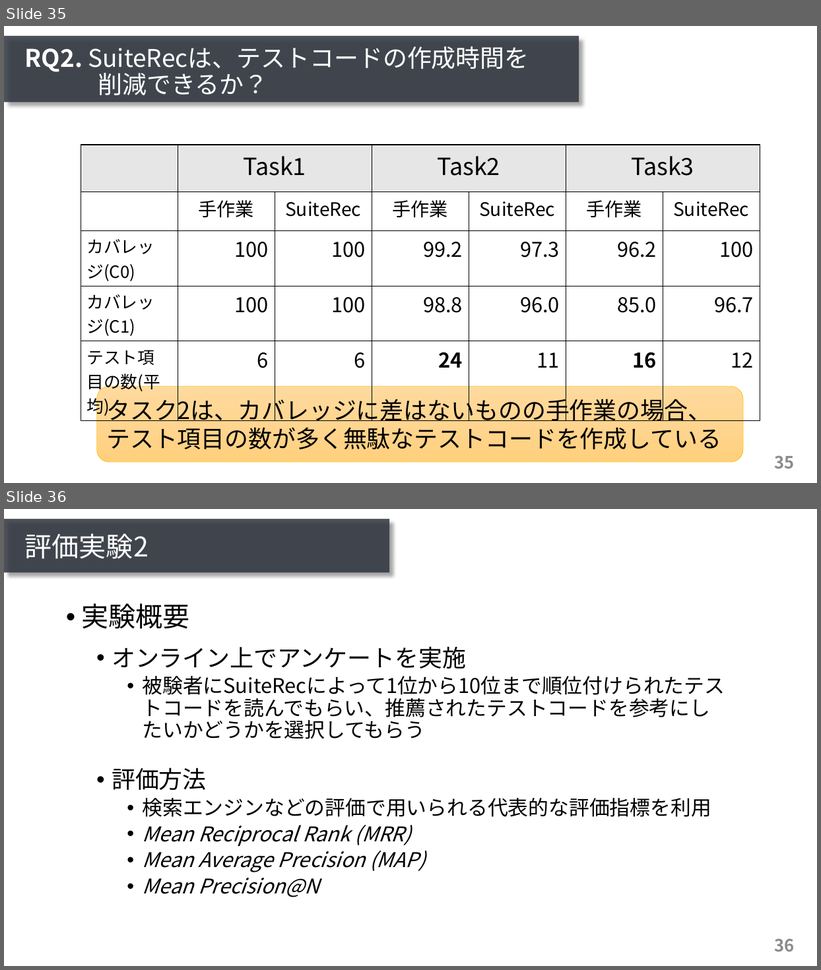
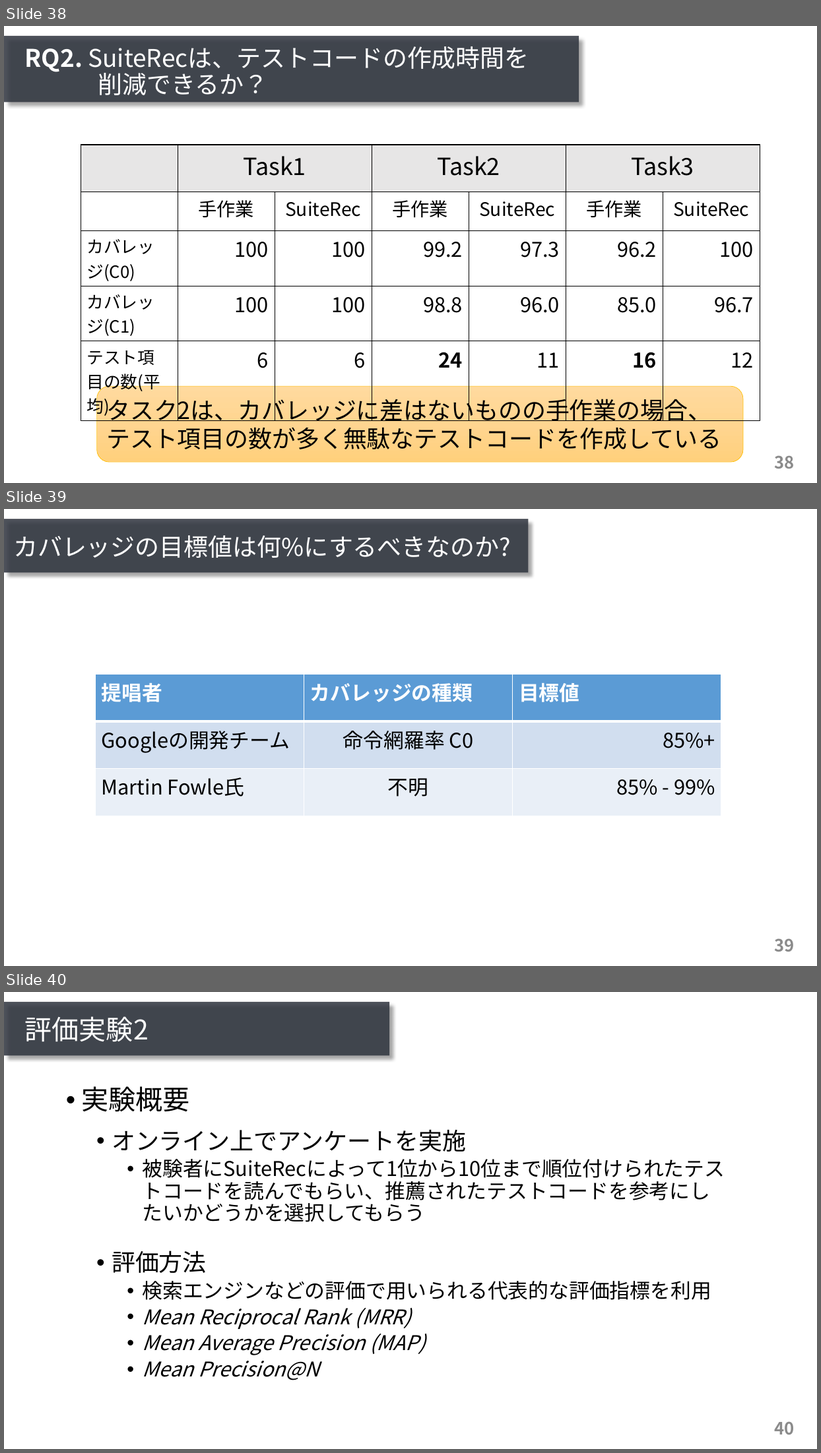
Before and after one commit to ryosuke-ku/mthesis2020-pre, a slide deck: presentation_kurachi.pptx. Shown one above the other, each under a label of ours: slides 35 and 36 before the commit, slides 38, 39 and 40 after it. The pictures are 821x970 and 821x1453 pixels, drawn with LibreOffice and Linux fonts; fonts in the diff are those of the drawing. Boxes give left, top, right and bottom in pixels: in the first picture for what was removed or moved away, otherwise in the second. Text is boxed around its words. In the diff, an @@ line names an element or a change of style, - is before the commit and + after.

```diff
--- a/presentation_kurachi.pptx
+++ b/presentation_kurachi.pptx
@@ slide 39 added at (4, 509, 817, 966), background #FFFFFF; not listed: 1 template element that a slide beside it also shows @@
@@ rectangle added at (4, 519, 529, 572), fill #30353F at 86% opacity @@
@@ title added at (13, 535, 511, 558), 28.8 pt, text #FFFFFF @@
+カバレッジの目標値は何%にするべきなのか?
@@ table added at (96, 674, 721, 817), 3 rows, 3 columns @@
+提唱者 | カバレッジの種類 | 目標値
+Googleの開発チーム | 命令網羅率 C0 | 85%+
+Martin Fowle氏 | 不明 | 85% - 99%
@@ what was slide 35 is now slide 38 @@
@@ page number at (775, 456, 795, 469): text changed @@
-35
+38
@@ what was slide 36 is now slide 40 @@
@@ page number at (775, 1422, 795, 1435): text changed @@
-36
+40
```
Also in this commit, not shown: 2 slides changed, 3 other slides added.
